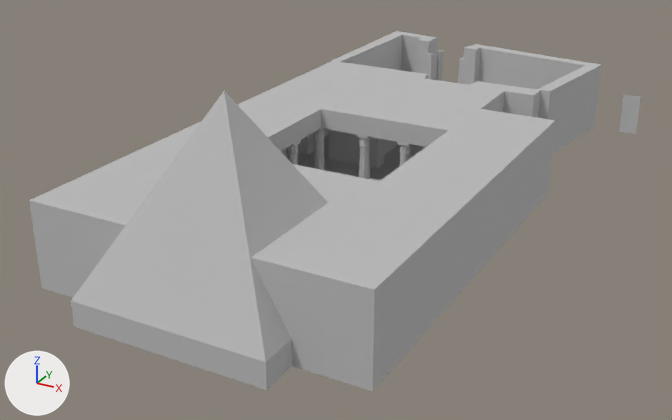
One commit to the glTF model assets/items/fh129xw6834/Pay_Raia.glb: the scene before it, then after it.
One viewpoint serves both versions: a camera (50 mm lens) standing at (25.0, -34.8, 15.3) and looking at (11.1, -9.5, 2.6). The axes (+X, +Y, +Z) are drawn at lower left. The lights are the same throughout.

Objects in the first picture: 'Mesh10 Component_8_5 Model', 'Mesh22 Component_8_11 Model', 'Mesh24 Component_8_12 Model', 'Mesh25 architrave1 Model', 'Mesh26 ROOF1 Model', 'Mesh32 Model', 'Mesh33 Model', 'Mesh6 Component_8_3 Model'.
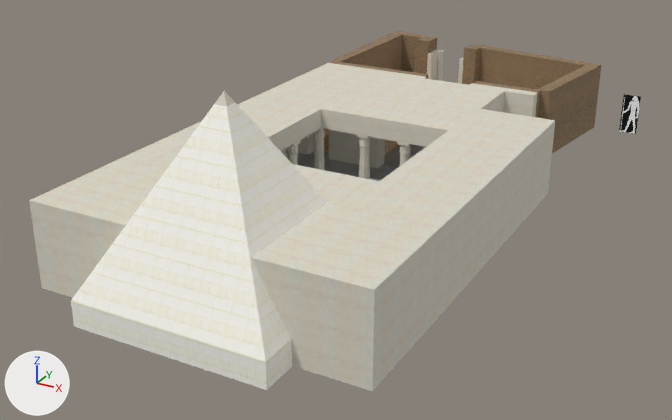
What differs and where, as boxes (x1, y1, x2, y2) in the pictures (672 x 420 px):
'Mesh32 Model', surface changed (grey to white): (29, 31, 601, 391) in both
'Mesh26 ROOF1 Model', surface changed (grey to white): (140, 86, 530, 222) in both
'Mesh25 architrave1 Model', surface changed: (274, 118, 438, 151) in both
'Mesh33 Model', surface changed: (619, 94, 641, 134) in both
'Mesh10 Component_8_5 Model', surface changed: (357, 135, 370, 179) in both
'Mesh24 Component_8_12 Model', surface changed: (314, 128, 325, 170) in both
'Mesh6 Component_8_3 Model', surface changed: (397, 142, 411, 166) in both
'Mesh22 Component_8_11 Model', surface changed: (287, 140, 301, 165) in both

Diff of the bpy script that builds the scene:
```diff
--- a/assets/items/fh129xw6834/Pay_Raia.glb.py
+++ b/assets/items/fh129xw6834/Pay_Raia.glb.py
@@ img_hesyra3 @@
+img_hesyra3 = load_image('HesyRa3', '_unpacked/HesyRa3', 1062, 2445, 'sRGB')
@@ img_mudbrick @@
+img_mudbrick = load_image('MudBrick', '_unpacked/MudBrick', 388, 567, 'sRGB')
@@ img_limestone_block @@
+img_limestone_block = load_image('Limestone_Block', '_unpacked/Limestone_Block', 770, 653, 'sRGB')
@@ img_white_limestone @@
+img_white_limestone = load_image('White_Limestone', '_unpacked/White_Limestone', 202, 164, 'sRGB')
@@ mat_white_limestone @@
 mat_white_limestone = principled_material('White_Limestone')
-mat_white_limestone.base_color = (0.5, 0.5, 0.5)  # grey #bcbcbc
+mat_white_limestone.texture = img_white_limestone
 mat_white_limestone.roughness = 1.0
@@ mat_limestone_block @@
 mat_limestone_block = principled_material('Limestone_Block')
-mat_limestone_block.base_color = (0.5, 0.5, 0.5)  # grey #bcbcbc
+mat_limestone_block.texture = img_limestone_block
 mat_limestone_block.roughness = 1.0
@@ mat_mudbrick @@
 mat_mudbrick = principled_material('MudBrick')
-mat_mudbrick.base_color = (0.5, 0.5, 0.5)  # grey #bcbcbc
+mat_mudbrick.texture = img_mudbrick
 mat_mudbrick.roughness = 1.0
@@ mat_hesyra3 @@
 mat_hesyra3 = principled_material('HesyRa3')
-mat_hesyra3.base_color = (0.5, 0.5, 0.5)  # grey #bcbcbc
+mat_hesyra3.texture = img_hesyra3
 mat_hesyra3.roughness = 1.0
```
